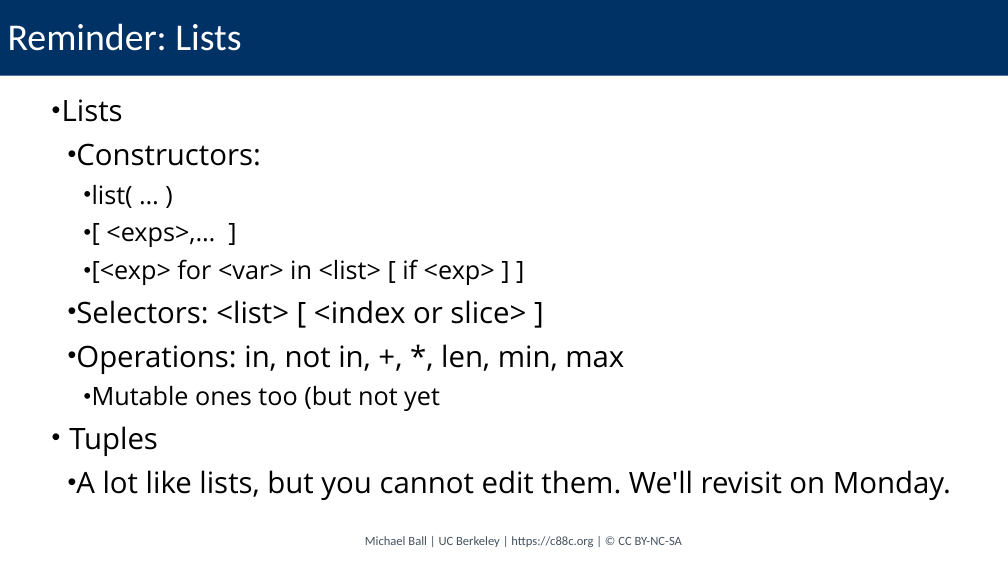
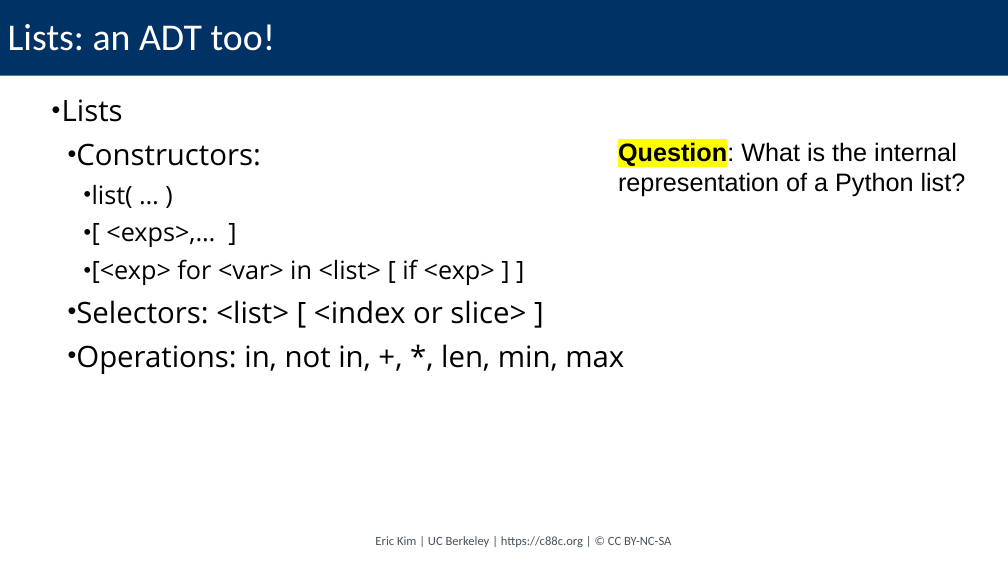
Before and after one commit to cs88-website/su24, a slide deck: slide 34 of assets/slides/su24/10-ADTs.pptx (slide 15 before the commit). Drawn at 1008x567 pixels with LibreOffice and Linux fonts; fonts in the diff are those of the drawing. Boxes give left, top, right and bottom in pixels: in the first picture for what was removed or moved away, otherwise in the second. Text is boxed around its words. In the diff, an @@ line names an element or a change of style, - is before the commit and + after.

```diff
--- a/assets/slides/su24/10-ADTs.pptx
+++ b/assets/slides/su24/10-ADTs.pptx
@@ title at (8, 24, 275, 51): text changed @@
-Reminder: Lists
+Lists: an ADT too!
@@ text added at (618, 141, 966, 197), 24 pt, text #000000 @@
+Question: What is the internal representation of a Python list?
@@ text at (69, 386, 951, 500): paragraphs removed @@
-    • Mutable ones too (but not yet
-• Tuples
-  • A lot like lists, but you cannot edit them. We'll revisit on Monday.
@@ text at (375, 536, 671, 547): text changed @@
-Michael Ball | UC Berkeley | https://c88c.org | © CC BY-NC-SA
+Eric Kim | UC Berkeley | https://c88c.org | © CC BY-NC-SA
```
Also in this commit, not shown: 14 other slides changed, 24 slides added, 6 slides removed, 2 other files.
